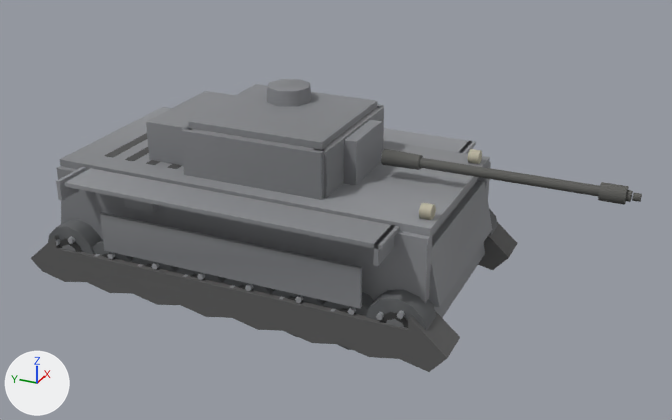
The glTF model client/assets/models/pz4.glb: old version first, new version second.
One viewpoint serves both versions: a camera (50 mm lens) standing at (-11.66, -6.25, 7.1) and looking at (-0.1, -1.05, 1.32). Lighting does not change. The marker at lower left points along +X, +Y and +Z. The older version comes first. Where no turn or scale is listed for an object, it has been applied to the vertices. Vertices at exactly the same position are counted once.

In view in the first picture: 'barrel', 'glacis', 'hullRear', 'hullSide', 'hullTop', 'lowerPlate', 'mantlet', 'tracks', 'turretFront', 'turretRear', 'turretRoof', 'turretSide', 'wheel6', 'wheel7' and 7 more.
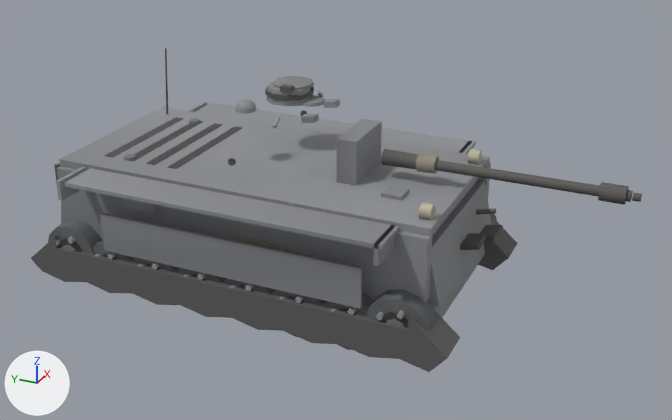
Pixel boxes (x1, y1, x2, y2) of what changed, in the pictures (672 x 420 px; the box of a moved part takes in the faces that stretch with it):
'turretRoof', reshaped (44% narrower, 26% shorter): before (188, 79, 377, 150); after (235, 76, 340, 128)
'turretFront', no longer drawn: before (146, 91, 384, 198)
'glacis', reshaped: before (432, 180, 485, 318); after (381, 180, 503, 318)
'hullRear', reshaped (mostly hidden): before (61, 205, 64, 224); after (54, 48, 168, 224)
'turretRear', no longer drawn (mostly hidden): before (182, 124, 190, 130)
part 1 of me_mesh_18, added: after (381, 186, 409, 200)
part 2 of me_mesh_18, added: after (476, 209, 496, 215)
part 3 of me_mesh_18, added: after (460, 225, 503, 250)
part 4 of me_mesh_20, added: after (54, 163, 60, 181)
part 5 of me_mesh_20, added: after (165, 48, 168, 115)
part 6 of me_mesh_21, added: after (124, 154, 136, 161)
part 7 of me_mesh_21, added: after (189, 118, 200, 124)
part 8 of me_mesh_23, added: after (228, 158, 236, 166)
part 9 of me_mesh_23, deleted: before (181, 128, 326, 200)
part 10 of me_mesh_25, added: after (267, 82, 312, 106)
part 11 of me_mesh_25, added: after (265, 86, 314, 101)
part 12 of me_mesh_25, added: after (273, 76, 314, 90)
part 13 of me_mesh_25, added: after (280, 84, 294, 93)
part 14 of me_mesh_25, added: after (301, 95, 325, 107)
part 15 of me_mesh_25, added: after (235, 99, 256, 113)
part 16 of me_mesh_25, added: after (273, 116, 280, 128)
part 17 of me_mesh_25, deleted: before (267, 79, 311, 106)
part 18 of me_mesh_25, moved or reshaped: before (188, 84, 377, 150); after (301, 99, 340, 123)
part 19 of me_mesh_27, added: after (416, 153, 439, 174)

The change, as a list of edits to the scene's bpy script:
```text
Change me_mesh_18:
    remove me_mesh_18.from_pydata(...)  # 8 vertices, 12 faces; spans x -1.3..1.3, y -3.02..-2.55, z 0.33..1.87
    add me_mesh_18.from_pydata(...)  # 80 vertices, 132 faces; spans x -1.3..1.3, y -3.33..-2.0, z 0.33..2.01
    me_mesh_18 part 1: a new loose piece, a box spanning x -0.7..-0.4, y -2.3..-2.0, z 1.88..2.01, in mat_glacis_mat
    me_mesh_18 part 2: a new loose piece of 14 vertices spanning x 0.68..0.75, y -3.27..-2.82, z 1.23..1.42, in mat_glacis_mat
    me_mesh_18 part 3: 24 vertices added at x -0.67..1.05, y -3.33..-2.47, z 0.82..1.61
    other edits to the shape of me_mesh_18 do not show in these pictures
Change me_mesh_20:
    remove me_mesh_20.from_pydata(...)  # 44 vertices, 76 faces; spans x -1.38..1.38, y 2.5..3.1, z 0.75..1.85
    add me_mesh_20.from_pydata(...)  # 156 vertices, 268 faces; spans x -1.38..1.38, y 2.5..3.28, z 0.75..3.13
    me_mesh_20 part 4: a new loose piece, a 6-sided cylinder along z spanning x -1.262..-1.167, y 3.095..3.205, z 1.432..1.772, in mat_hullrear_mat
    me_mesh_20 part 5: 12 vertices added at x 1.0..1.11, y 2.52..2.68, z 1.79..3.13
    other edits to the shape of me_mesh_20 do not show in these pictures
Change me_mesh_21:
    remove me_mesh_21.from_pydata(...)  # 40 vertices, 60 faces; spans x -1.38..1.38, y -2.95..2.95, z 1.83..1.96
    add me_mesh_21.from_pydata(...)  # 76 vertices, 124 faces; spans x -1.38..1.38, y -2.95..2.95, z 1.83..1.99
    me_mesh_21 part 6: a new loose piece, an 8-sided cut cone along z (radius 0.1 at the low end, 0.09 at the high end) spanning x -1.011..-0.811, y 1.9..2.1, z 1.93..1.99, in mat_hulltop_mat
    me_mesh_21 part 7: a new loose piece, an 8-sided cut cone along z (radius 0.1 at the low end, 0.09 at the high end) spanning x 0.811..1.011, y 1.9..2.1, z 1.93..1.99, in mat_hulltop_mat
Change me_mesh_23:
    remove me_mesh_23.from_pydata(...)  # 16 vertices, 24 faces; spans x -1.13..1.13, y -1.1..1.1, z 0.0..0.75
    add me_mesh_23.from_pydata(...)  # 36 vertices, 64 faces; spans x -1.17..1.17, y 0.22..0.33, z 0.36..0.47
    me_mesh_23 part 8: a new loose piece, an 8-sided cylinder along x spanning x -1.17..-1.13, y 0.22..0.33, z 0.357..0.468, in mat_turretside_mat
    me_mesh_23 part 9: the loose piece of 8 vertices spanning x -1.13..-0.97, y -1.1..1.1, z 0.0..0.75 is deleted
    other edits to the shape of me_mesh_23 do not show in these pictures
Change me_mesh_25:
    remove me_mesh_25.from_pydata(...)  # 26 vertices, 44 faces; spans x -1.0..1.0, y -1.05..1.05, z 0.75..1.08
    add me_mesh_25.from_pydata(...)  # 181 vertices, 316 faces; spans x -0.79..0.9, y -0.68..0.65, z 0.85..1.15
    me_mesh_25 part 10: a new loose piece, a 10-sided cut cone along z (radius 0.36 at the low end, 0.33 at the high end) spanning x 0.18..0.87, y -0.16..0.56, z 0.85..1.07, in mat_turretroof_mat
    me_mesh_25 part 11: a new loose piece, a 10-sided cylinder along z spanning x 0.168..0.882, y -0.175..0.575, z 0.945..1.015, in mat_turretroof_mat
    me_mesh_25 part 12: a new loose piece, a 10-sided cylinder along z spanning x 0.285..0.905, y -0.128..0.468, z 1.06..1.11, in mat_turretroof_mat
    me_mesh_25 part 13: a new loose piece, a box spanning x 0.185..0.305, y 0.01..0.19, z 1.07..1.15, in mat_turretroof_mat
    me_mesh_25 part 14: a new loose piece, a 10-sided cut cone along z (radius 0.21 at the low end, 0.2 at the high end) spanning x 0.325..0.725, y -0.375..0.045, z 0.845..0.895, in mat_turretroof_mat
    me_mesh_25 part 15: a new loose piece of 41 vertices spanning x -0.47..-0.16, y 0.34..0.65, z 0.89..1.05, in mat_turretroof_mat
    me_mesh_25 part 16: a new loose piece of 14 vertices spanning x -0.79..-0.63, y -0.25..-0.19, z 0.86..1.0, in mat_turretroof_mat
    me_mesh_25 part 17: the loose piece of 18 vertices spanning x 0.14..0.86, y -0.16..0.56, z 0.82..1.08 is deleted
    me_mesh_25 part 18: 8 vertices removed from x -1.0..1.0, y -1.05..1.05, z 0.75..0.85; 16 vertices added at x -0.44..0.44, y -0.68..-0.47, z 0.87..0.99
    other edits to the shape of me_mesh_25 do not show in these pictures
Change me_mesh_27:
    remove me_mesh_27.from_pydata(...)  # 96 vertices, 160 faces; spans x -0.12..0.12, y -3.52..0.04, z -0.12..0.12
    add me_mesh_27.from_pydata(...)  # 120 vertices, 200 faces; spans x -0.13..0.13, y -3.52..0.04, z -0.14..0.14
    me_mesh_27 part 19: the loose piece of 24 vertices spanning x -0.11..0.11, y -0.51..0.04, z -0.12..0.12 is copied, and the copy is scaled about its middle by (1.15, 0.473, 1.15), then moved by (0.0, -0.38, 0.0); it spans x -0.13..0.13, y -0.75..-0.49, z -0.14..0.14
Change ob_turretfront:
    ob_turretfront: bpy.data.objects.new('turretFront', me_mesh_22) -> bpy.data.objects.new('turretFront', None)
Change ob_turretrear:
    ob_turretrear: bpy.data.objects.new('turretRear', me_mesh_24) -> bpy.data.objects.new('turretRear', None)
```
